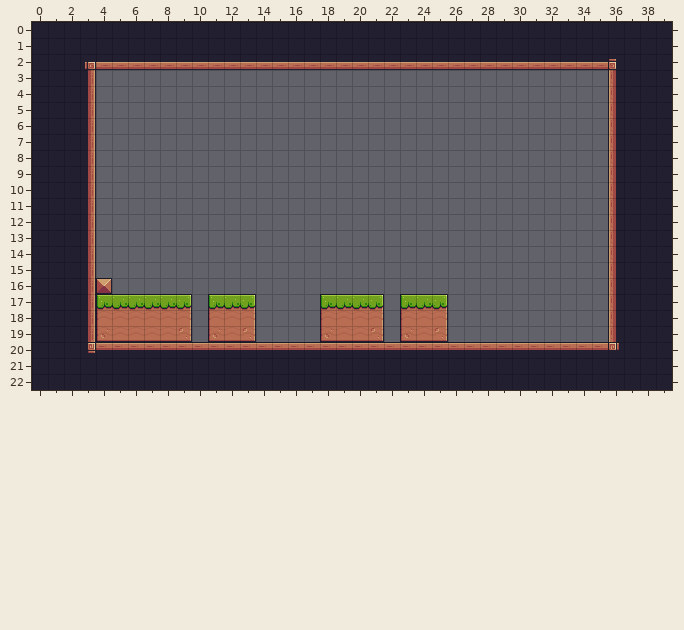
Tiled map -- assets/tiles/Level-02.tmx. Above: the version before the commit.
Cells are 16x16 px. Shown: x 0..39, y 0..22.
The same view after the edit:
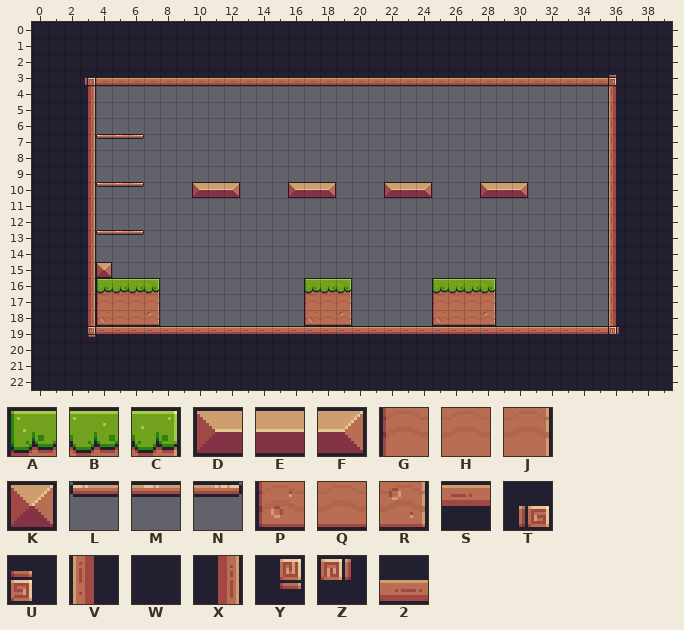
Key: from "Pixel Adventure": A 6, B 7, C 8, D 12, E 13, F 14, G 28, H 29, J 30, K 34, L 39, M 40, N 41, P 50, Q 51, R 52, S 89, T 91, U 92, V 110, W 111, X 112, Y 113, Z 114, 2 133.
_ is an empty cell, . an unchanged one.
Diff:
--- layer "Tile Layer 1"
@@ x 3..36 @@
- 2 T22222222222222222222222222222222U
- 3 X________________________________V
+ 2 WWWWWWWWWWWWWWWWWWWWWWWWWWWWWWWWWW
+ 3 T22222222222222222222222222222222U
@@ x 4..6 @@
- 7 ___
+ 7 LMN
@@ x 4..30 @@
-10 ___...___...___...___...___
+10 LMN...DEF...DEF...DEF...DEF
@@ x 4..6 @@
-13 ___
+13 LMN
@@ x 3..36 @@
-15 ._................................
-16 .K___.........___.....____........
-17 .ABBBBC.ABC..._ABBC.ABC___........
-18 .GHHHHJ.GHJ..._GHHJ.GHJ___........
-19 XPQQQQR_PQR____PQQR_PQR__________V
-20 YSSSSSSSSSSSSSSSSSSSSSSSSSSSSSSSSZ
+15 .K................................
+16 .ABBC.........ABC.....ABBC........
+17 .GHHJ__.___...GHJ__.__GHHJ........
+18 .PQQR__.___...PQR__.__PQQR........
+19 YSSSSSSSSSSSSSSSSSSSSSSSSSSSSSSSSZ
+20 WWWWWWWWWWWWWWWWWWWWWWWWWWWWWWWWWW
